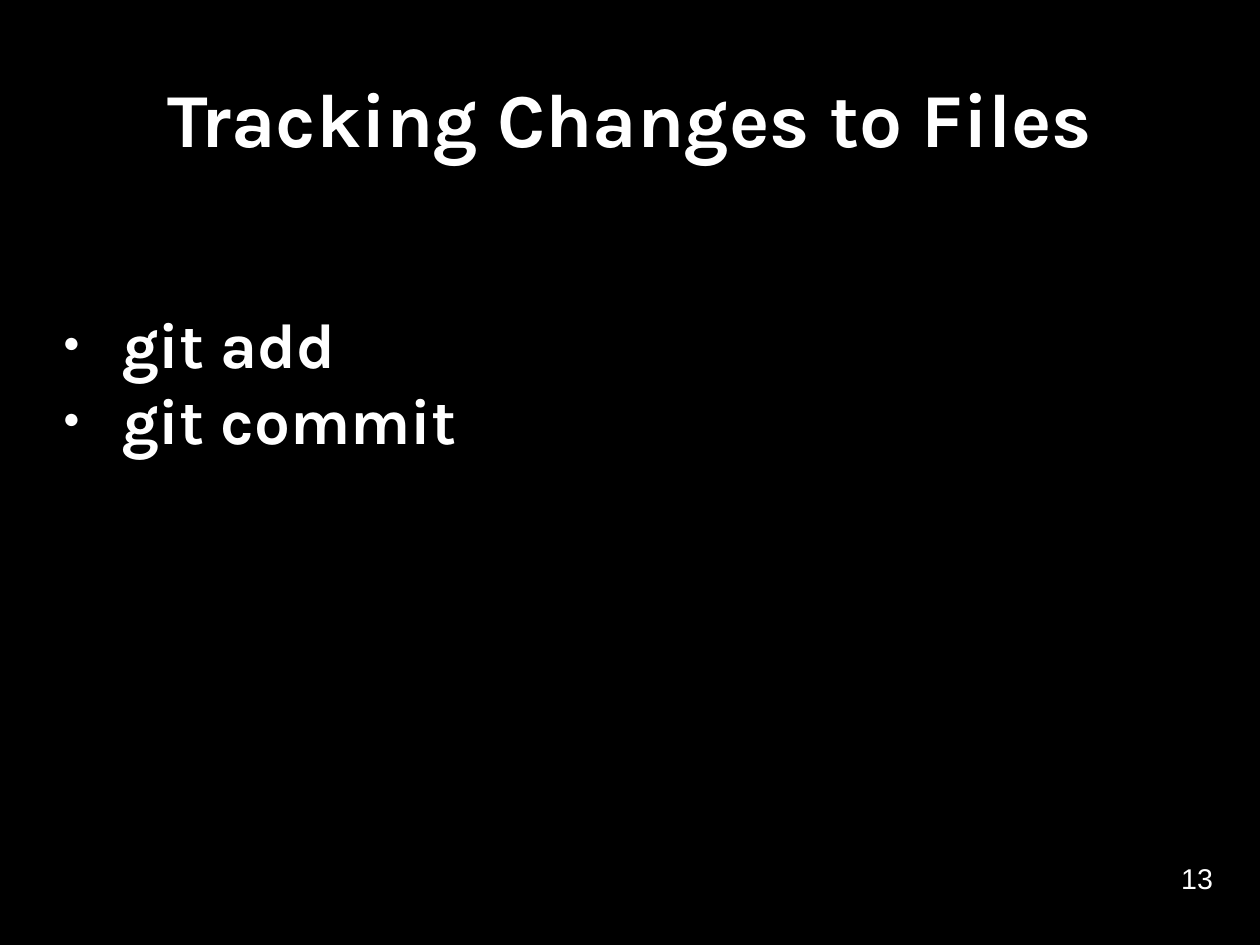
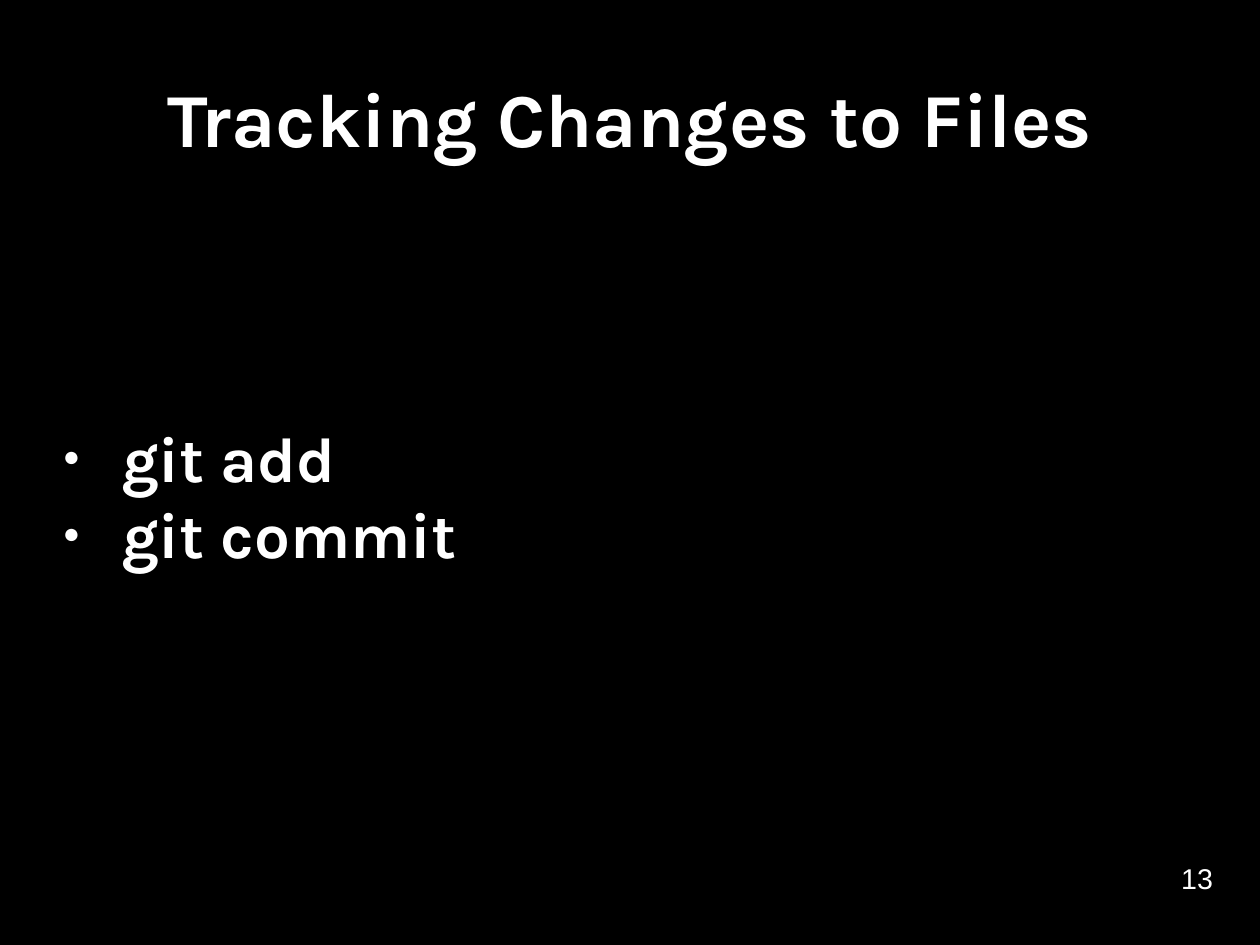
Before and after one commit to Southampton-RSG/2015-09-17-southampton, a slide deck: slide 13 of novice/git/version-control-with-git-slides.odp. Drawn at 1260x945 pixels with LibreOffice and Linux fonts; fonts in the diff are those of the drawing. Boxes give left, top, right and bottom in pixels: in the first picture for what was removed or moved away, otherwise in the second. Text is boxed around its words. In the diff, an @@ line names an element or a change of style, - is before the commit and + after.

Commit message:
Include slide thumbnails

```diff
--- a/novice/git/version-control-with-git-slides.odp
+++ b/novice/git/version-control-with-git-slides.odp
@@ subtitle "git add": place and size @@
-subtitle "git add" at [122, 322, 457, 460]
+subtitle "git add" at [122, 436, 457, 574]
```
Also in this commit, not shown: 45 other files.
